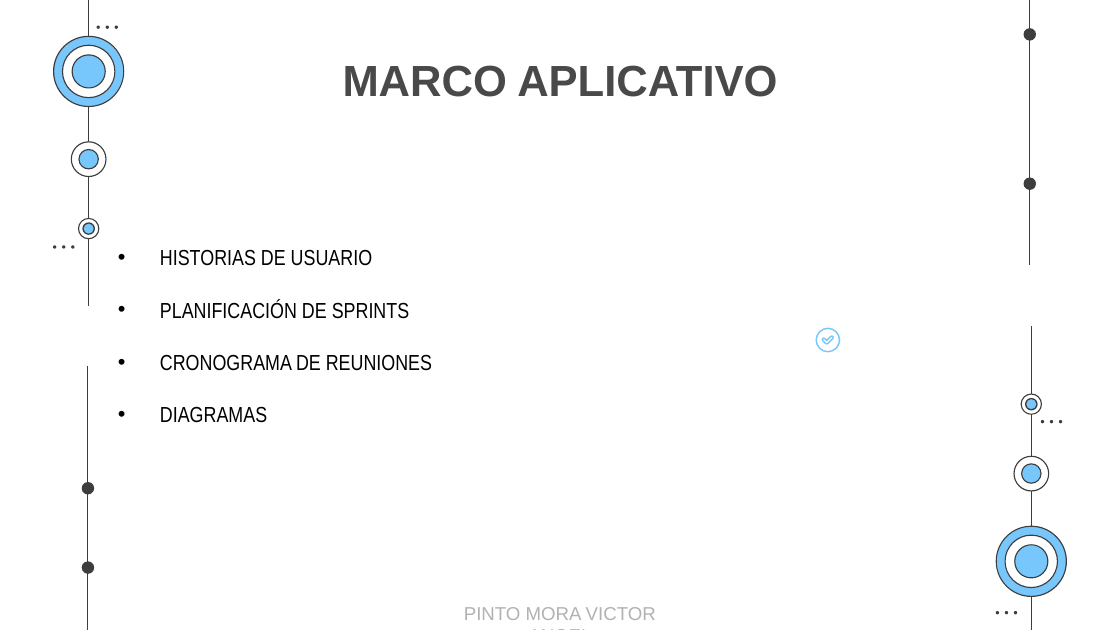
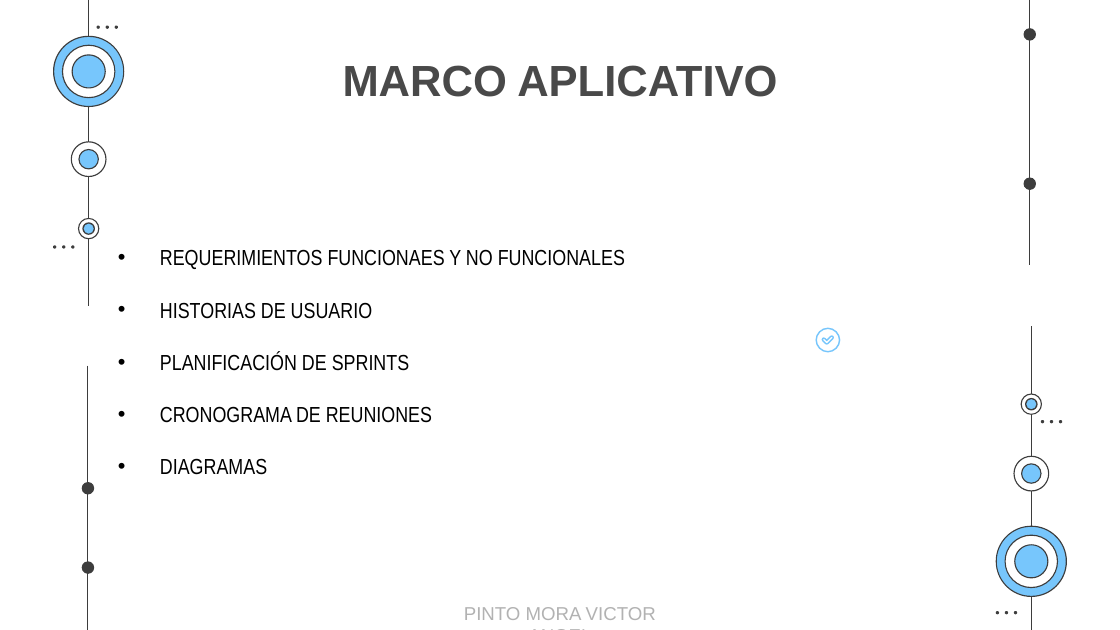
Before and after one commit to EgCooper/Mxt-Technology, a slide deck: slide 24 of Documentacion/Mxt-Technology Presentacion.pptx. Drawn at 1120x630 pixels with LibreOffice and Linux fonts; fonts in the diff are those of the drawing. Boxes give left, top, right and bottom in pixels: in the first picture for what was removed or moved away, otherwise in the second. Text is boxed around its words. In the diff, an @@ line names an element or a change of style, - is before the commit and + after.

```diff
--- a/Documentacion/Mxt-Technology Presentacion.pptx
+++ b/Documentacion/Mxt-Technology Presentacion.pptx
@@ text at [160,249,625,269]: paragraph added @@
+• REQUERIMIENTOS FUNCIONAES Y NO FUNCIONALES
```
Also in this commit, not shown: 4 other slides changed, 4 slides added.
